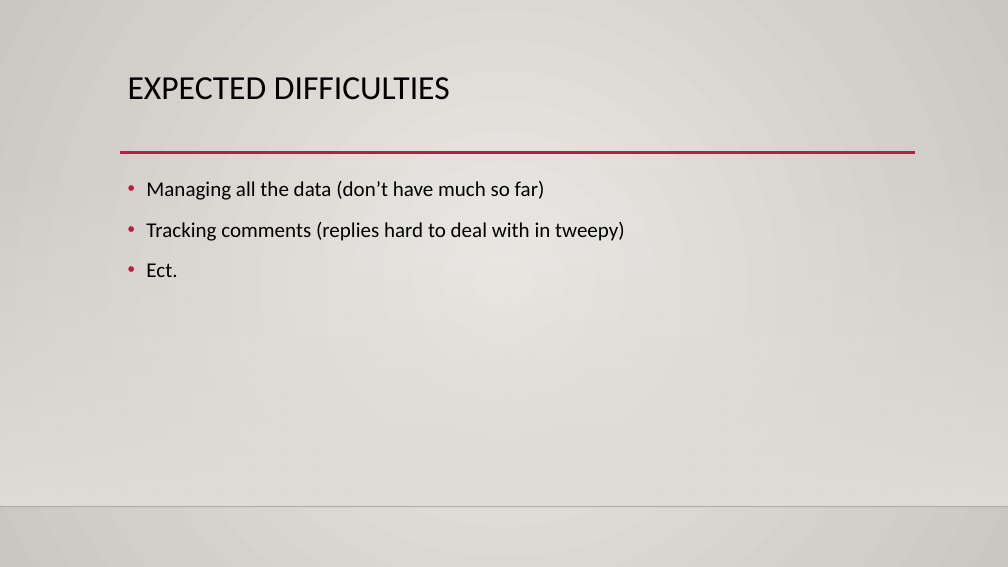
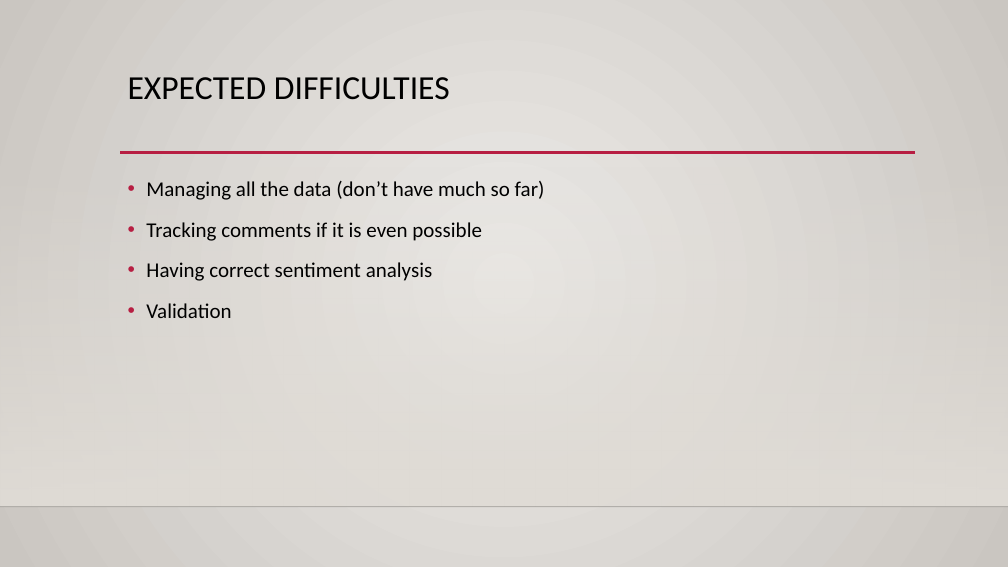
Before and after one commit to ptins/TweekOrTweet, a slide deck: slide 5 of Midterm Presentation DRAFT.pptx. Drawn at 1008x567 pixels with LibreOffice and Linux fonts; fonts in the diff are those of the drawing; background and template pictures are left out. Boxes give left, top, right and bottom in pixels: in the first picture for what was removed or moved away, otherwise in the second. Text is boxed around its words. In the diff, an @@ line names an element or a change of style, - is before the commit and + after.

```diff
--- a/Midterm Presentation DRAFT.pptx
+++ b/Midterm Presentation DRAFT.pptx
@@ text at box(146, 222, 482, 318): text changed @@
-• Tracking comments (replies hard to deal with in tweepy)
-• Ect.
+• Tracking comments if it is even possible
+• Having correct sentiment analysis
+• Validation
```
Also in this commit, not shown: 4 other slides changed.
